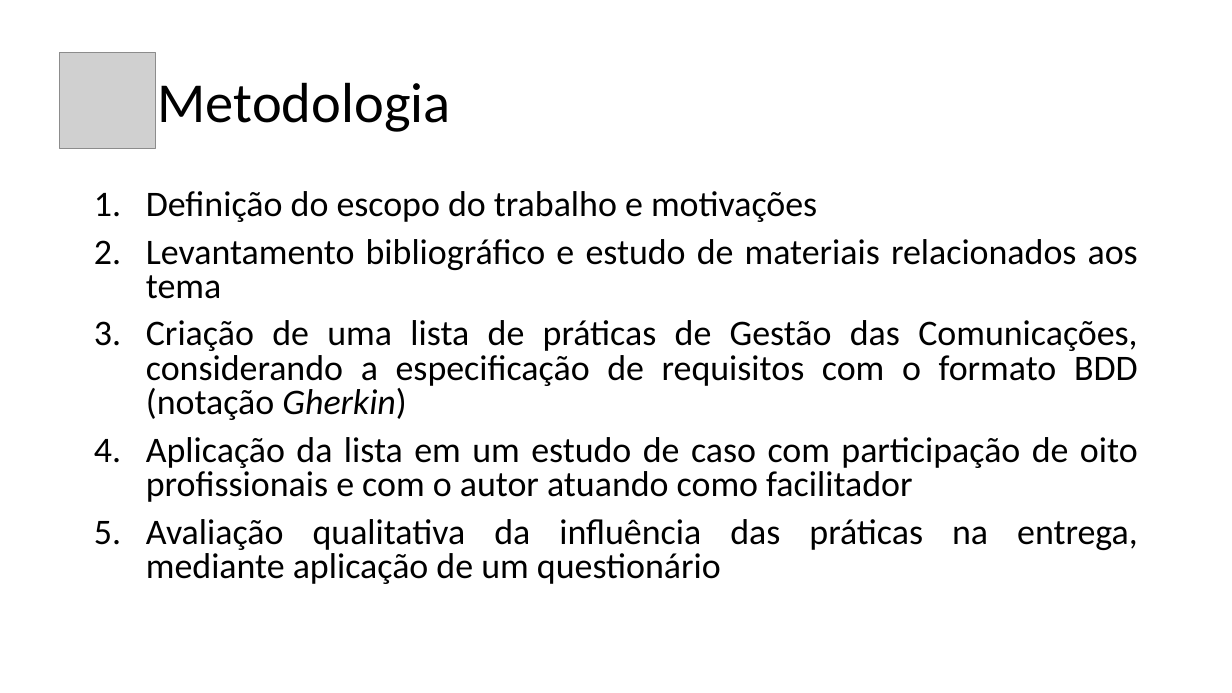
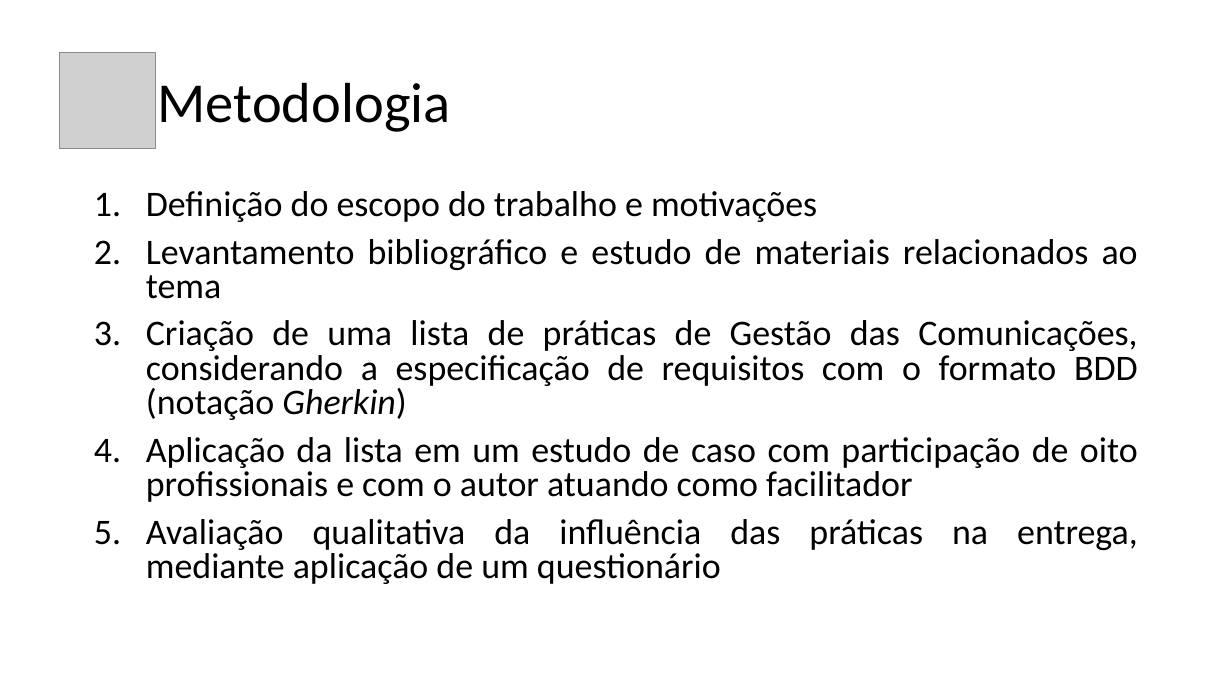
Before and after one commit to giovicente/Monografia-USP, a slide deck: slide 5 of Apresentação Monografia - Giovanni.pptx. Drawn at 1232x693 pixels with LibreOffice and Linux fonts; fonts in the diff are those of the drawing; grey boxes stand for pictures. Boxes give left, top, right and bottom in pixels: in the first picture for what was removed or moved away, otherwise in the second. Text is boxed around its words. In the diff, an @@ line names an element or a change of style, - is before the commit and + after.

```diff
--- a/Apresentação Monografia - Giovanni.pptx
+++ b/Apresentação Monografia - Giovanni.pptx
@@ text at (146,239,1138,299): text changed @@
-2. Levantamento bibliográfico e estudo de materiais relacionados aos tema
+2. Levantamento bibliográfico e estudo de materiais relacionados ao tema
```
Also in this commit, not shown: 3 other slides changed, 1 slide added, 2 other files.
